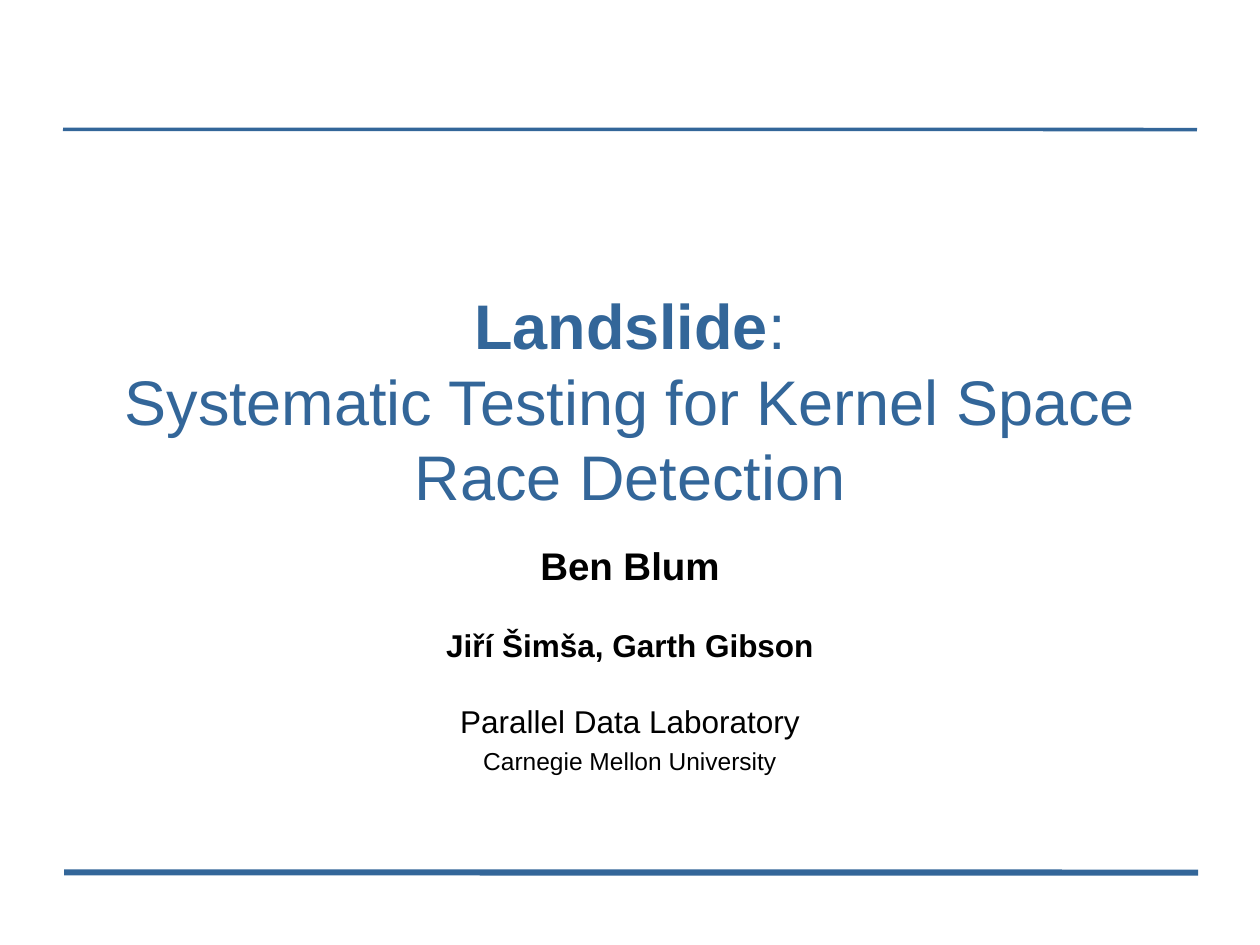
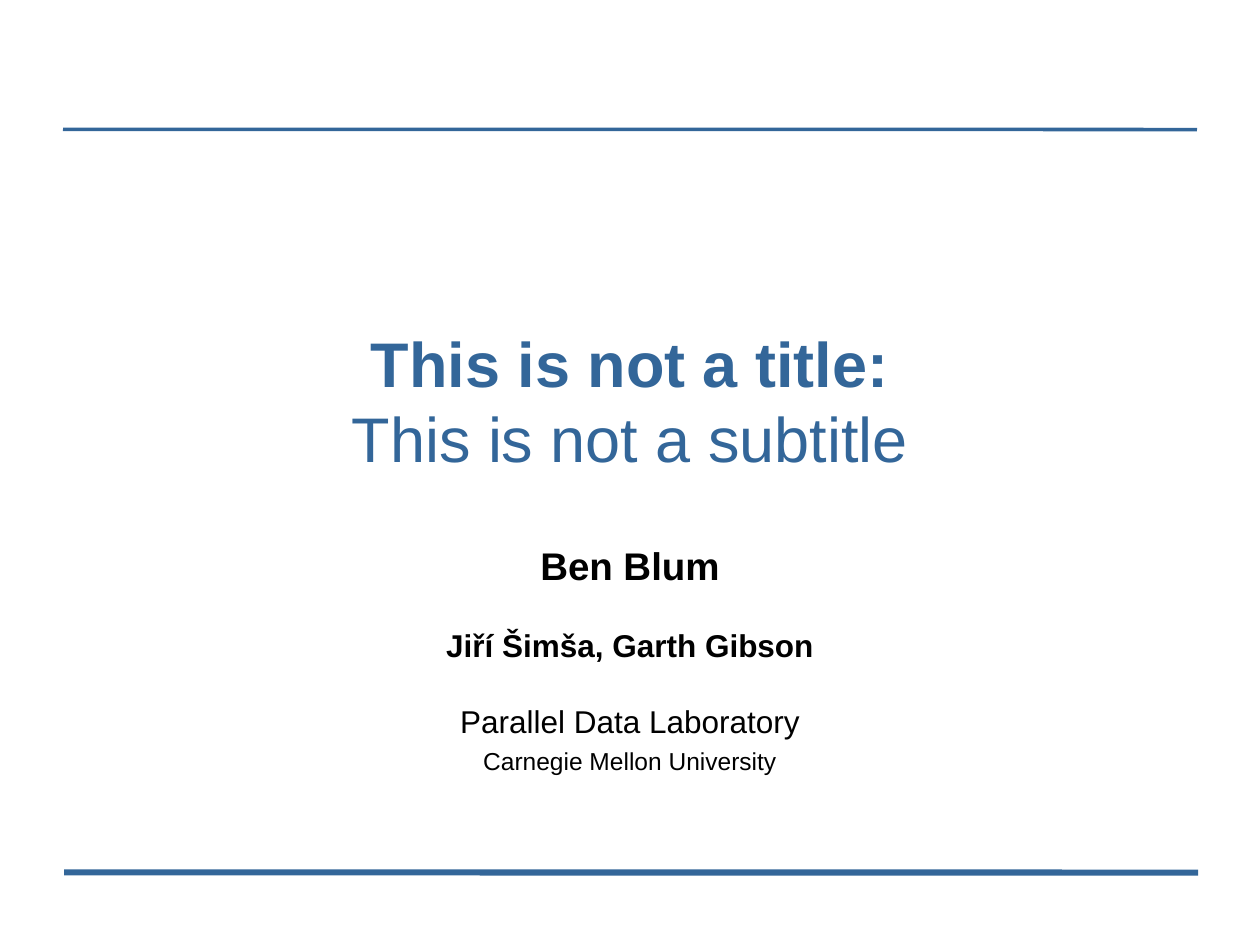
Before and after one commit to bblum/talks, a slide deck: slide 1 of pdl-retreat/2013/scratch.odp. Drawn at 1260x945 pixels with LibreOffice and Linux fonts; fonts in the diff are those of the drawing; background and template pictures are left out. Boxes give left, top, right and bottom in pixels: in the first picture for what was removed or moved away, otherwise in the second. Text is boxed around its words. In the diff, an @@ line names an element or a change of style, - is before the commit and + after.

Commit message:
update slides

```diff
--- a/pdl-retreat/2013/scratch.odp
+++ b/pdl-retreat/2013/scratch.odp
@@ title at bbox=[352, 341, 907, 463]: text changed @@
-Landslide:
-Systematic Testing for Kernel Space Race Detection
+This is not a title:
+This is not a subtitle
```
Also in this commit, not shown: 2 other slides changed, 4 slides added, 1 slide removed.
